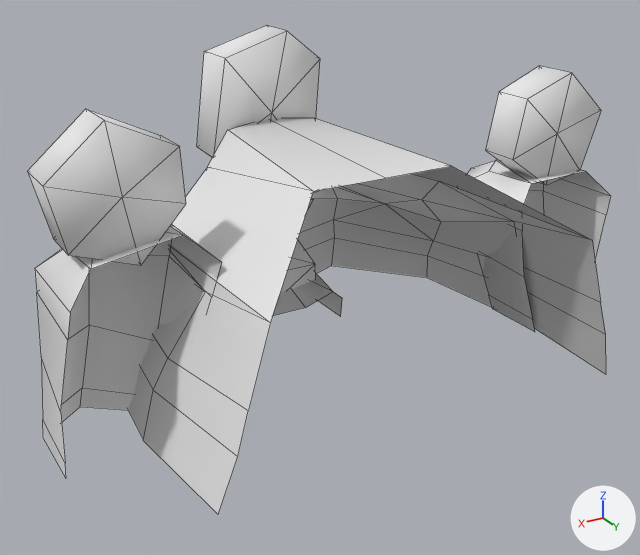
The FBX model Assets/Models/Levels/CajolmecTemple/Cajolmec.fbx as it was, and as the next commit left it.
One viewpoint serves both versions: a 50 mm camera at (24.7, 42.0, 24.6) aimed at (0.6, 1.9, 4.6). Lighting does not change. The marker at lower right points along +X, +Y and +Z. Mesh edges are drawn as thin lines. Where no turn or scale is listed for an object, it has been applied to the vertices.

The older version as bpy lines, for what is in view:
```python
me_cube_003 = bpy.data.meshes.new('Cube.003')
me_cube_003.from_pydata(...)  # 274 vertices, 294 faces; spans x -17.4..17.1, y -11.1..12.6, z -1.6..17.4
# faces by material slot: [236, 58]
me_cube_003.materials.append(mat_cajolmectex)  # white #e7e7e7
me_cube_003.materials.append(mat_gemmat)  # white #e7e7e7
ob_templemesh = bpy.data.objects.new('templeMesh', me_cube_003)
ob_templemesh.location = (0.0, 0.0, 0.0)
```
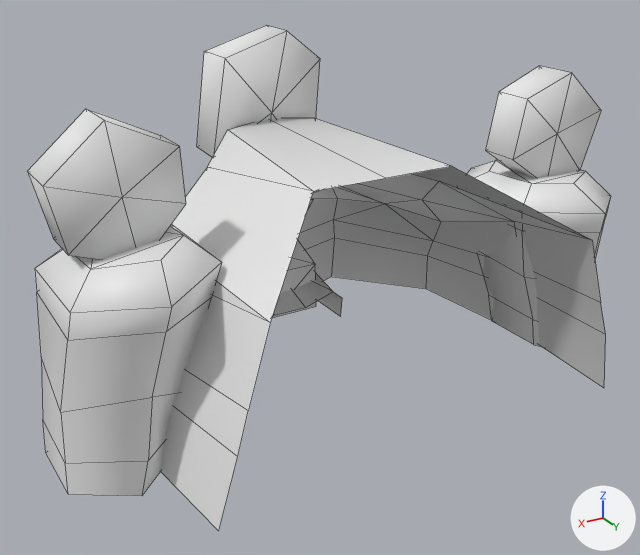
Pixel boxes [x1, y1, x2, y2] of what changed, in the pictures (640 x 555 px):
'templeMesh', reshaped
    before: [27, 25, 611, 514]
    after: [27, 25, 611, 531]
part 1 of me_cube_003, built on
    before: [43, 238, 606, 514]
    after: [43, 172, 611, 531]

The change in detail:
me_cube_003 is used by ob_templemesh; location (0.0, 0.0, 0.0).
me_cube_003 had 274 vertices, 294 faces and spanned x -17.4..17.1, y -11.1..12.6, z -1.6..17.4.
me_cube_003 now has 286 vertices, 316 faces and spans x -17.4..17.1, y -11.1..12.6, z -1.9..17.4.
Part 1, on me_cube_003:
23 vertices in x -17.4..17.1, y -9.6..12.3, z -0.5..-0.4 move by (0.0, 0.0, -0.9).
12 vertices are added at x -14.9..14.1, y 7.6..9.7, z -1.9..10.1.
22 new faces join them, mat_cajolmectex (white #e7e7e7).
